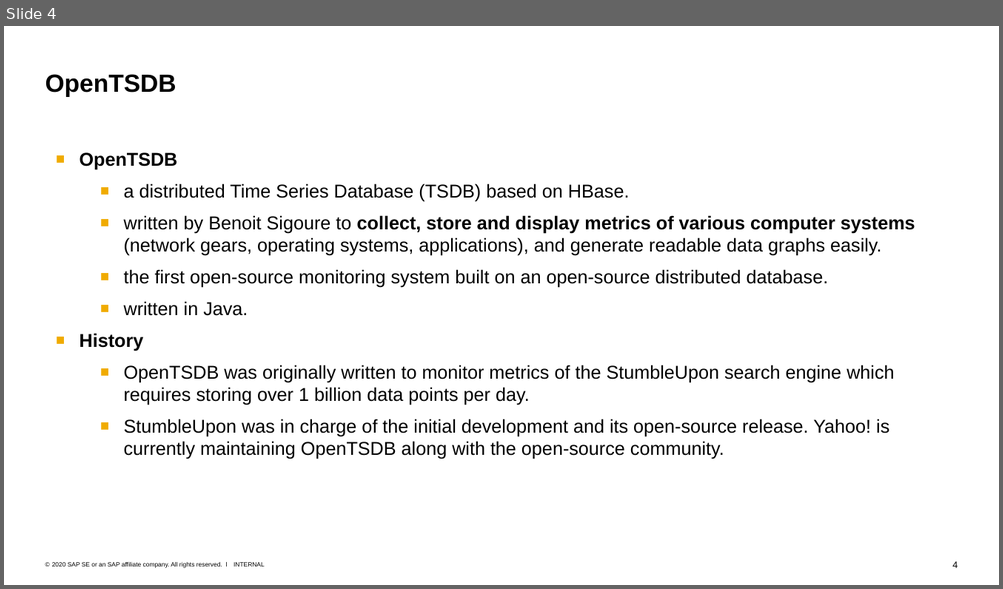
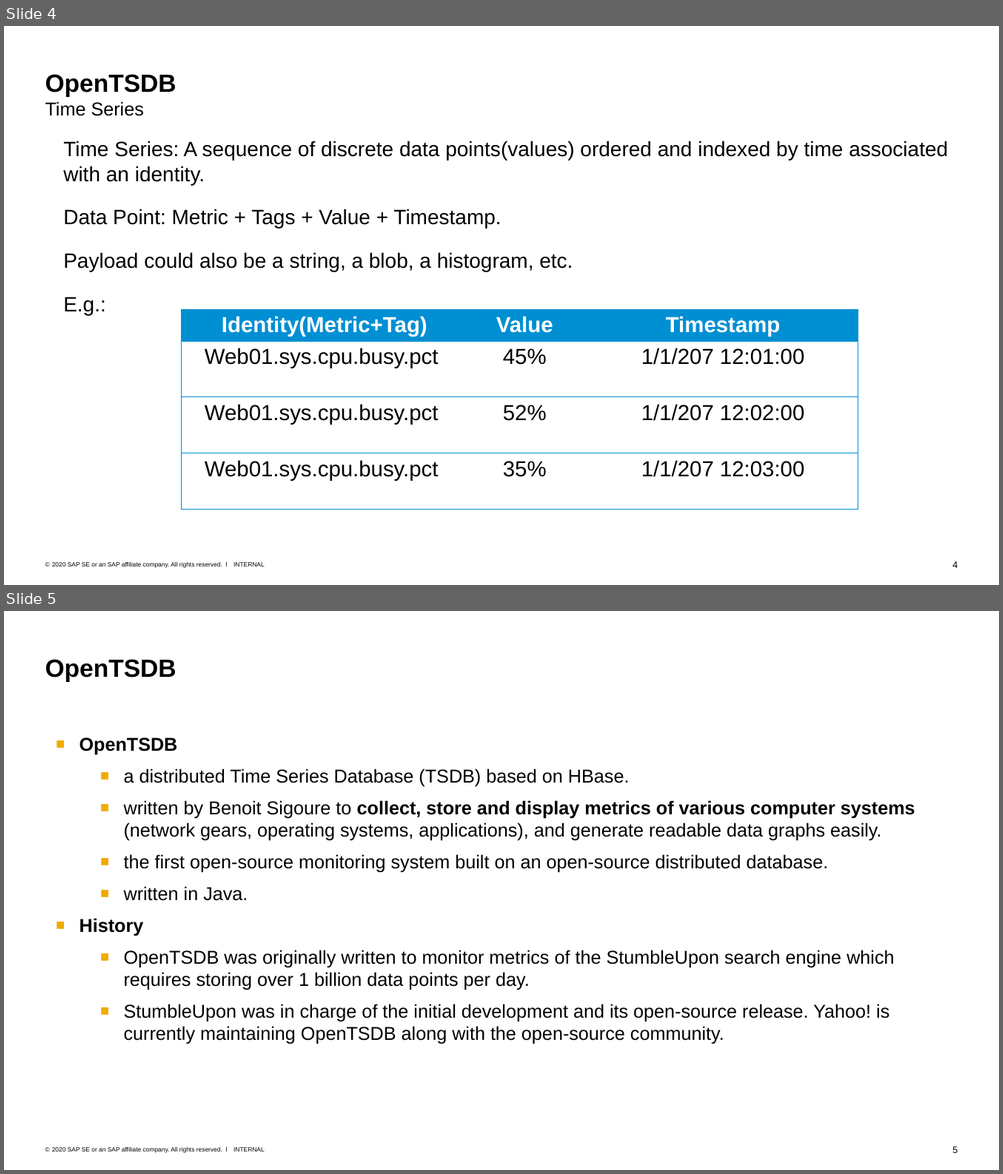
Before and after one commit to Voidkai/Survey_on_NoSQL, a slide deck: NoSQL/The_Survey_On_OpenTSDB.pptx. Shown one above the other, each under a label of ours: slide 4 before the commit, slides 4 and 5 after it. The pictures are 1003x589 and 1003x1174 pixels, drawn with LibreOffice and Linux fonts; fonts in the diff are those of the drawing. Boxes give left, top, right and bottom in pixels: in the first picture for what was removed or moved away, otherwise in the second. Text is boxed around its words. In the diff, an @@ line names an element or a change of style, - is before the commit and + after.

```diff
--- a/NoSQL/The_Survey_On_OpenTSDB.pptx
+++ b/NoSQL/The_Survey_On_OpenTSDB.pptx
@@ slide 4 added at (x1=4, y1=26, x2=999, y2=585), background #FFFFFF; not listed: 3 template elements that a slide beside it also shows @@
@@ title added at (x1=45, y1=74, x2=176, y2=116), 18 pt, text #000000 @@
+OpenTSDB
+Time Series
@@ text added at (x1=63, y1=141, x2=948, y2=315), 20 pt, text #000000 @@
+Time Series: A sequence of discrete data points(values) ordered and indexed by time associated with an identity.
+Data Point: Metric + Tags + Value + Timestamp.
+Payload could also be a string, a blob, a histogram, etc.
+E.g.:
@@ table added at (x1=182, y1=309, x2=858, y2=522), 4 rows, 3 columns @@
+Identity(Metric+Tag) | Value | Timestamp
+Web01.sys.cpu.busy.pct | 45% | 1/1/207 12:01:00
+Web01.sys.cpu.busy.pct | 52% | 1/1/207 12:02:00
+Web01.sys.cpu.busy.pct | 35% | 1/1/207 12:03:00
@@ what was slide 4 is now slide 5 @@
@@ page number at (x1=952, y1=1147, x2=957, y2=1153): text changed @@
-4
+5
```
Also in this commit, not shown: 3 slides changed, 4 other slides added, 1 slide removed.
